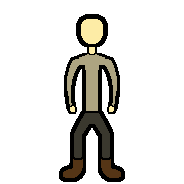
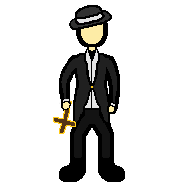
Two versions of the same layered image (184px x 184px). Layer-by-layer changes:
added group "church volunteer" with 13 layers above "european worker" over [53, 5, 121, 178]
added layer "church volunteer #5" in group "church volunteer" over [53, 5, 121, 178]
hid group "default" (12 layers) over [53, 5, 121, 178]
